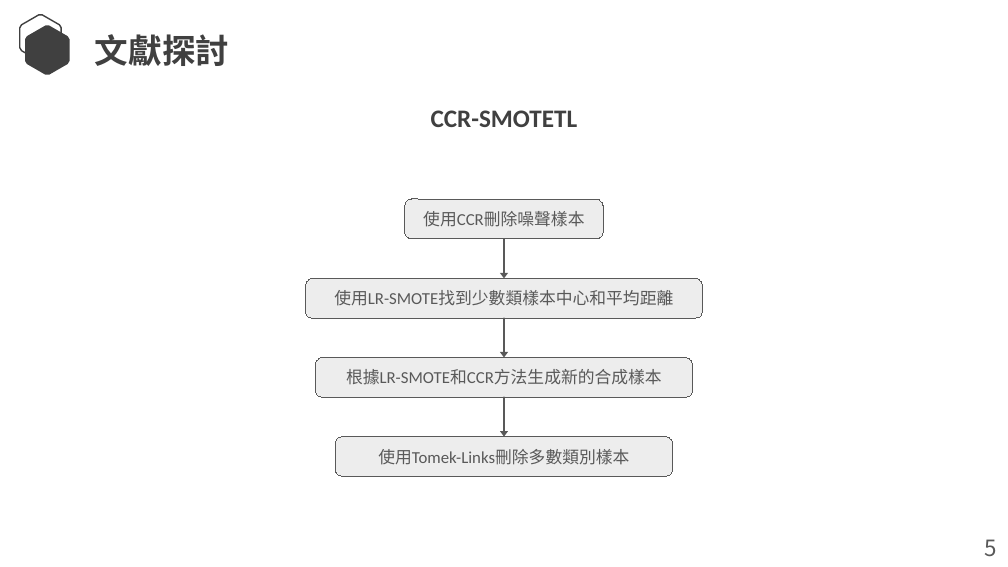
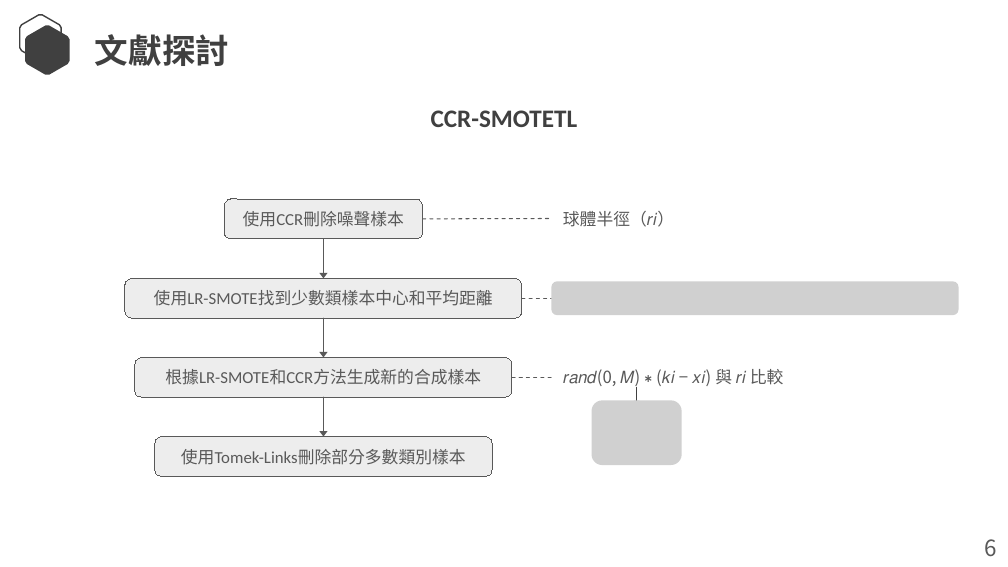
Before and after one commit to Lcwei-0708/lcwei-0708.github.io, a slide deck: slide 8 of data/paper/An Improved Unbalanced Data Classification Method Based on Hybrid Sampling Approach/An Improved Unbalanced Data Classification Method Based on Hybrid Sampling Approach.pptx. Drawn at 1008x567 pixels with LibreOffice and Linux fonts; fonts in the diff are those of the drawing; grey boxes stand for pictures. Boxes give left, top, right and bottom in pixels: in the first picture for what was removed or moved away, otherwise in the second. Text is boxed around its words. In the diff, an @@ line names an element or a change of style, - is before the commit and + after.

```diff
--- a/data/paper/An Improved Unbalanced Data Classification Method Based on Hybrid Sampling Approach/An Improved Unbalanced Data Classification Method Based on Hybrid Sampling Approach.pptx
+++ b/data/paper/An Improved Unbalanced Data Classification Method Based on Hybrid Sampling Approach/An Improved Unbalanced Data Classification Method Based on Hybrid Sampling Approach.pptx
@@ line added from (422, 219) to (551, 219), #595959 0.75 pt dashed @@
@@ text added at [563,211,657,227], 12 pt, text #595959 @@
+球體半徑（𝑟𝑖）
@@ line added from (522, 298) to (551, 298), #595959 0.75 pt dashed @@
@@ picture added at [551,281,959,316] @@
@@ line added from (512, 377) to (551, 377), #595959 0.75 pt dashed @@
@@ text added at [563,369,784,386], 12 pt, text #595959 @@
+𝑟𝑎𝑛𝑑(0, 𝑀) ∗ (𝑘𝑖 − 𝑥𝑖) 與 𝑟𝑖 比較
@@ arrow added from (637, 387) to (637, 406), #404040 0.5 pt @@
@@ 4 rounded rectangles, 3 arrows: place and size @@
-4 rounded rectangles, 3 arrows at [305,200,703,476]
+4 rounded rectangles, 3 arrows at [125,200,522,476]
@@ picture added at [592,400,681,465] @@
@@ text in rounded rectangle at [181,449,466,465]: text changed @@
-使用Tomek-Links刪除多數類別樣本
+使用Tomek-Links刪除部分多數類別樣本
@@ text at [984,539,996,557]: text changed @@
-5
+6
```
Also in this commit, not shown: 11 other slides changed.
